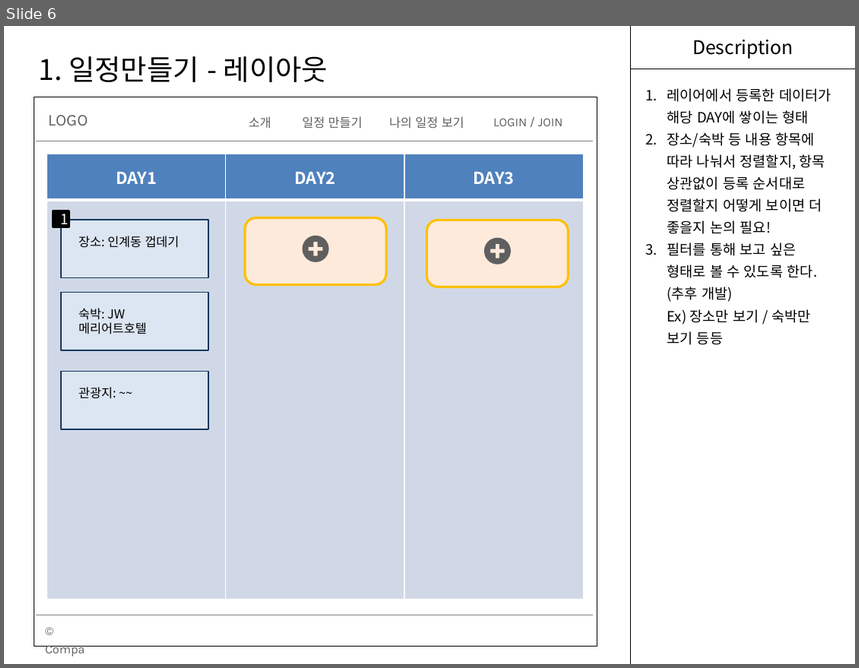
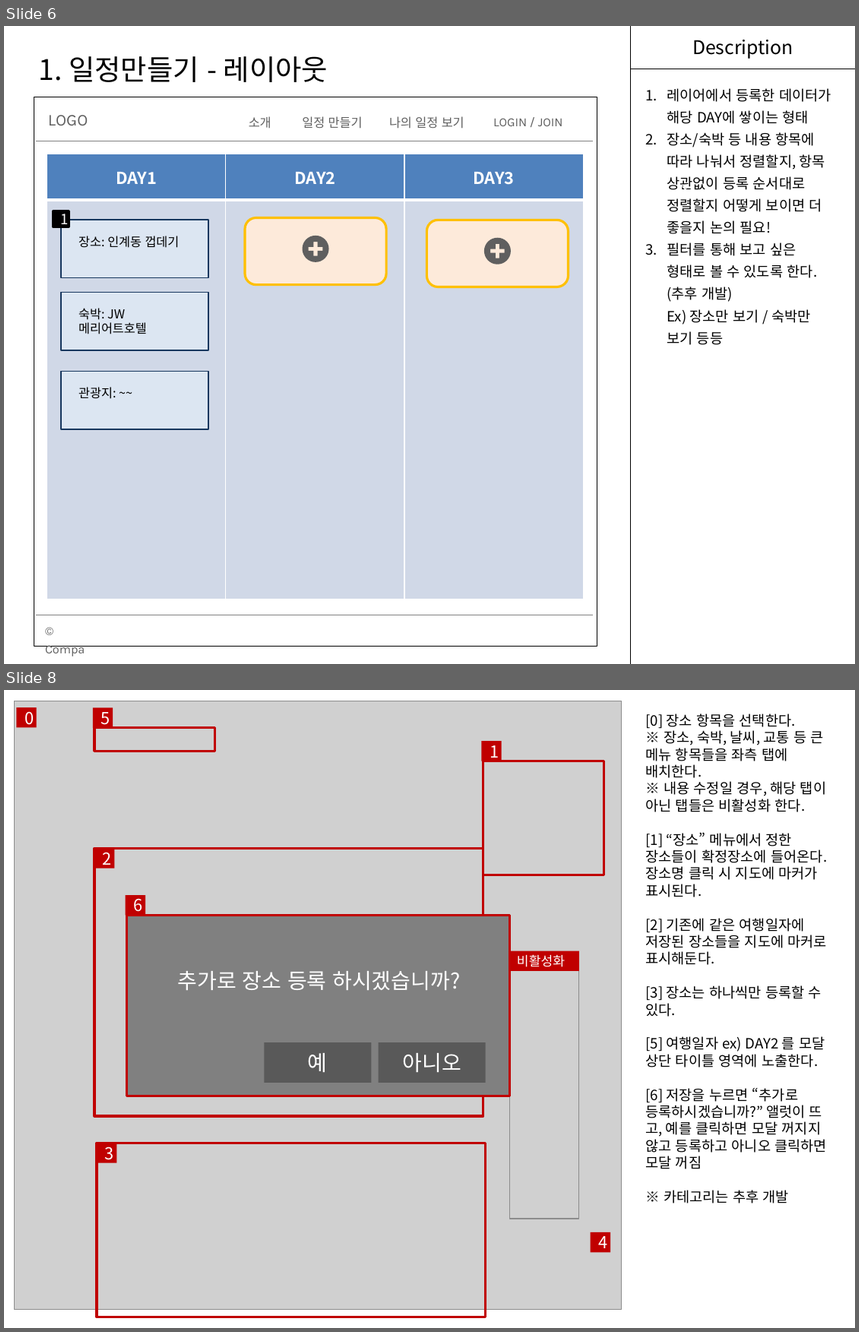
Before and after one commit to Devfarm-study/Toy-Project, a slide deck: MJ/12.일정짜기.pptx. Shown one above the other, each under a label of ours: slide 6 before the commit, slides 6 and 8 after it; the slides between them are not shown. The pictures are 859x668 and 859x1332 pixels, drawn with LibreOffice and Linux fonts; fonts in the diff are those of the drawing; grey boxes stand for pictures. Boxes give left, top, right and bottom in pixels: in the first picture for what was removed or moved away, otherwise in the second. Text is boxed around its words. In the diff, an @@ line names an element or a change of style, - is before the commit and + after.

Commit message:
일정짜기 기획서 등록

```diff
--- a/MJ/12.일정짜기.pptx
+++ b/MJ/12.일정짜기.pptx
@@ slide 8 added at box(4, 690, 855, 1328), background #FFFFFF @@
@@ picture added at box(14, 701, 622, 1310) @@
@@ rectangle added at box(17, 708, 37, 728), fill #C00000, 14 pt, text #FFFFFF @@
+0
@@ rectangle added at box(92, 708, 113, 728), fill #C00000, 14 pt, text #FFFFFF @@
+5
@@ rectangle added at box(94, 728, 215, 752), outline #C00000 2 pt @@
@@ text added at box(645, 714, 827, 1204), 12 pt, text #000000 @@
+[0] 장소 항목을 선택한다.
+※ 장소, 숙박, 날씨, 교통 등 큰 메뉴 항목들을 좌측 탭에 배치한다.
+※ 내용 수정일 경우, 해당 탭이 아닌 탭들은 비활성화 한다.
+[1] “장소” 메뉴에서 정한 장소들이 확정장소에 들어온다.
+장소명 클릭 시 지도에 마커가 표시된다.
+[2] 기존에 같은 여행일자에 저장된 장소들을 지도에 마커로 표시해둔다.
+[3] 장소는 하나씩만 등록할 수 있다.
+[5] 여행일자 ex) DAY2 를 모달 상단 타이틀 영역에 노출한다.
+[6] 저장을 누르면 “추가로 등록하시겠습니까?” 앨럿이 뜨고, 예를 클릭하면 모달 꺼지지 않고 등록하고 아니오 클릭하면 모달 꺼짐
+※ 카테고리는 추후 개발
@@ rectangle added at box(481, 741, 502, 761), fill #C00000, 14 pt, text #FFFFFF @@
+1
@@ rectangle added at box(484, 761, 604, 875), outline #C00000 2 pt @@
@@ rectangle added at box(94, 848, 484, 1116), outline #C00000 2 pt @@
@@ rectangle added at box(94, 848, 115, 869), fill #C00000, 14 pt, text #FFFFFF @@
+2
@@ rectangle added at box(126, 895, 146, 916), fill #C00000, 14 pt, text #FFFFFF @@
+6
@@ rectangle added at box(127, 916, 510, 1097), outline #C00000 2 pt @@
@@ rectangle added at box(129, 916, 510, 1097), fill #808080, 18 pt, text #FFFFFF @@
+추가로 장소 등록 하시겠습니까?
@@ rectangle added at box(503, 951, 579, 972), fill #C00000, 11 pt, text #FFFFFF @@
+비활성화
@@ picture added at box(509, 961, 579, 1220) @@
@@ rectangle added at box(265, 1043, 372, 1082), fill #595959, 18 pt, text #FFFFFF @@
+예
@@ rectangle added at box(379, 1043, 486, 1082), fill #595959, 18 pt, text #FFFFFF @@
+아니오
@@ rectangle added at box(97, 1143, 486, 1317), outline #C00000 2 pt @@
@@ rectangle added at box(97, 1143, 117, 1163), fill #C00000, 14 pt, text #FFFFFF @@
+3
@@ rectangle added at box(591, 1232, 611, 1252), fill #C00000, 14 pt, text #FFFFFF @@
+4
```
Also in this commit, not shown: 4 other slides added, 2 other files.
